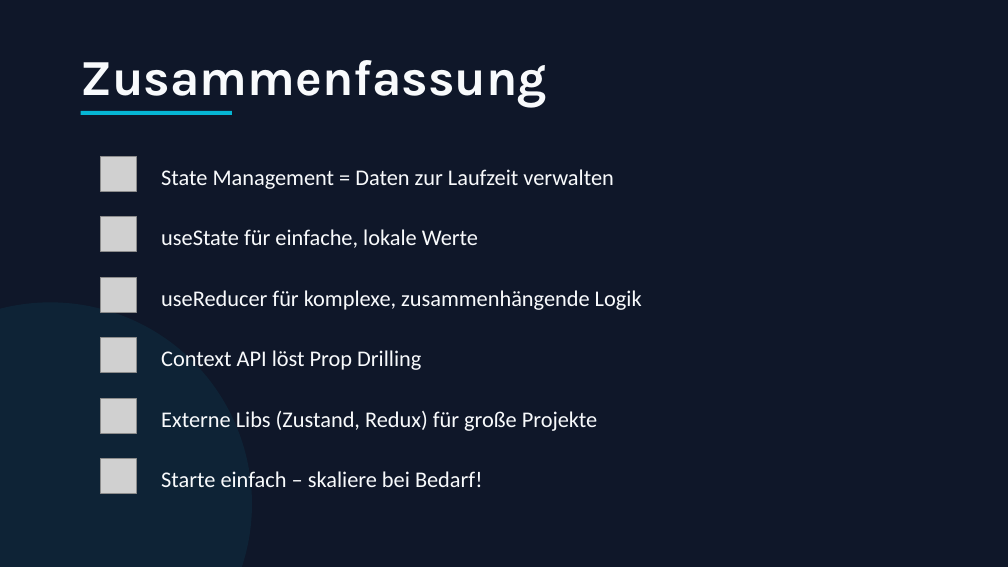
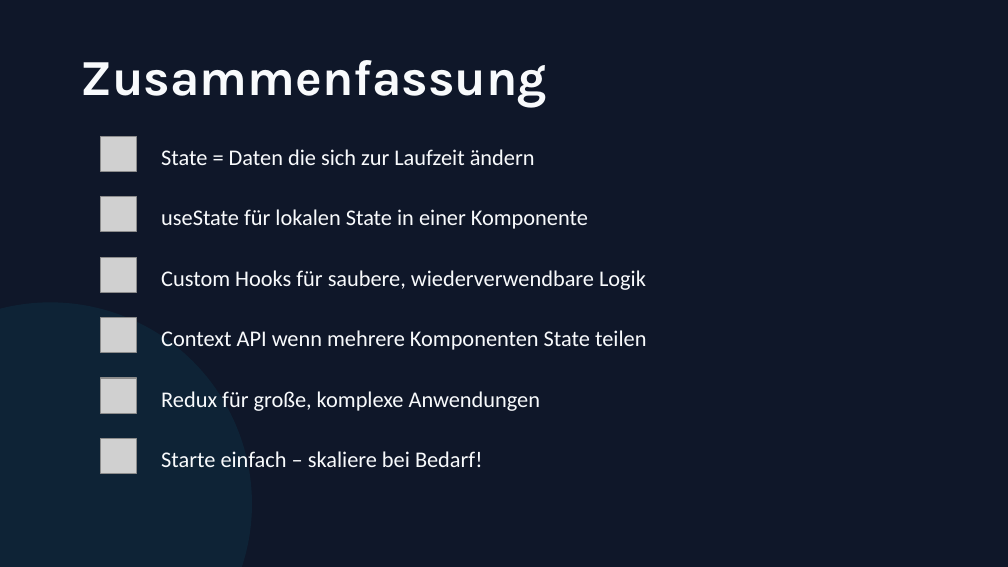
Before and after one commit to trungvt138/medieninformatik, a slide deck: slide 14 of WebProgramming/6.Termin/state-management-react.pptx. Drawn at 1008x567 pixels with LibreOffice and Linux fonts; fonts in the diff are those of the drawing; grey boxes stand for pictures. Boxes give left, top, right and bottom in pixels: in the first picture for what was removed or moved away, otherwise in the second. Text is boxed around its words. In the diff, an @@ line names an element or a change of style, - is before the commit and + after.

```diff
--- a/WebProgramming/6.Termin/state-management-react.pptx
+++ b/WebProgramming/6.Termin/state-management-react.pptx
@@ rectangle removed at (x1=81, y1=111, x2=232, y2=115) @@
@@ text at (x1=161, y1=149, x2=535, y2=165): text changed @@
-State Management = Daten zur Laufzeit verwalten
+State = Daten die sich zur Laufzeit ändern
@@ text at (x1=161, y1=209, x2=588, y2=229): text changed @@
-useState für einfache, lokale Werte
+useState für lokalen State in einer Komponente
@@ text at (x1=161, y1=270, x2=646, y2=290): text changed @@
-useReducer für komplexe, zusammenhängende Logik
+Custom Hooks für saubere, wiederverwendbare Logik
@@ text at (x1=161, y1=330, x2=646, y2=350): text changed @@
-Context API löst Prop Drilling
+Context API wenn mehrere Komponenten State teilen
@@ text at (x1=161, y1=391, x2=540, y2=411): text changed @@
-Externe Libs (Zustand, Redux) für große Projekte
+Redux für große, komplexe Anwendungen
@@ 6 pictures, 1 text moved together from (x1=101, y1=156, x2=483, y2=494) to (x1=101, y1=136, x2=483, y2=474) @@
```
Also in this commit, not shown: 4 other slides changed, 9 slides added, 9 slides removed, 5 other files.
